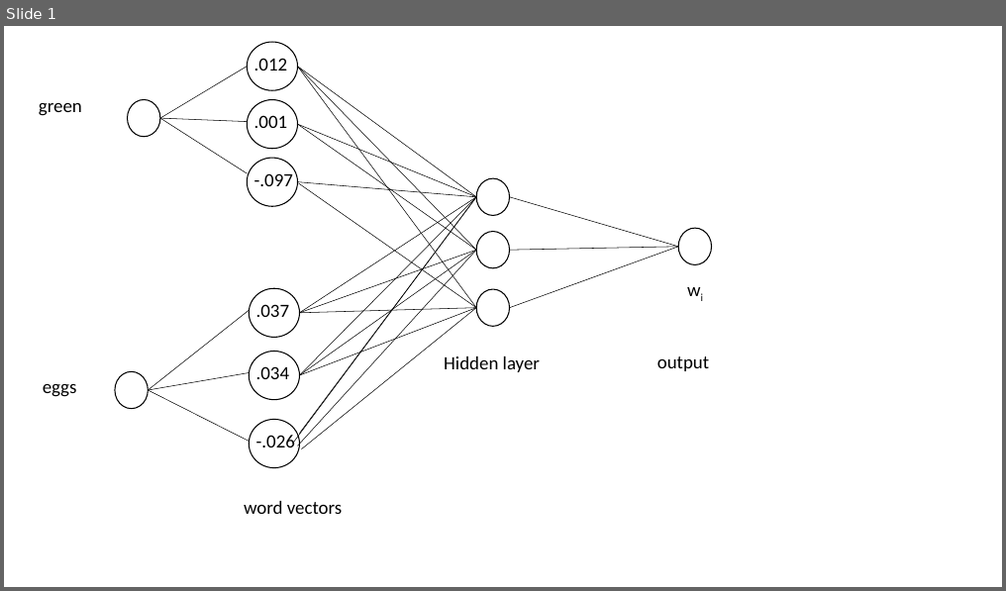
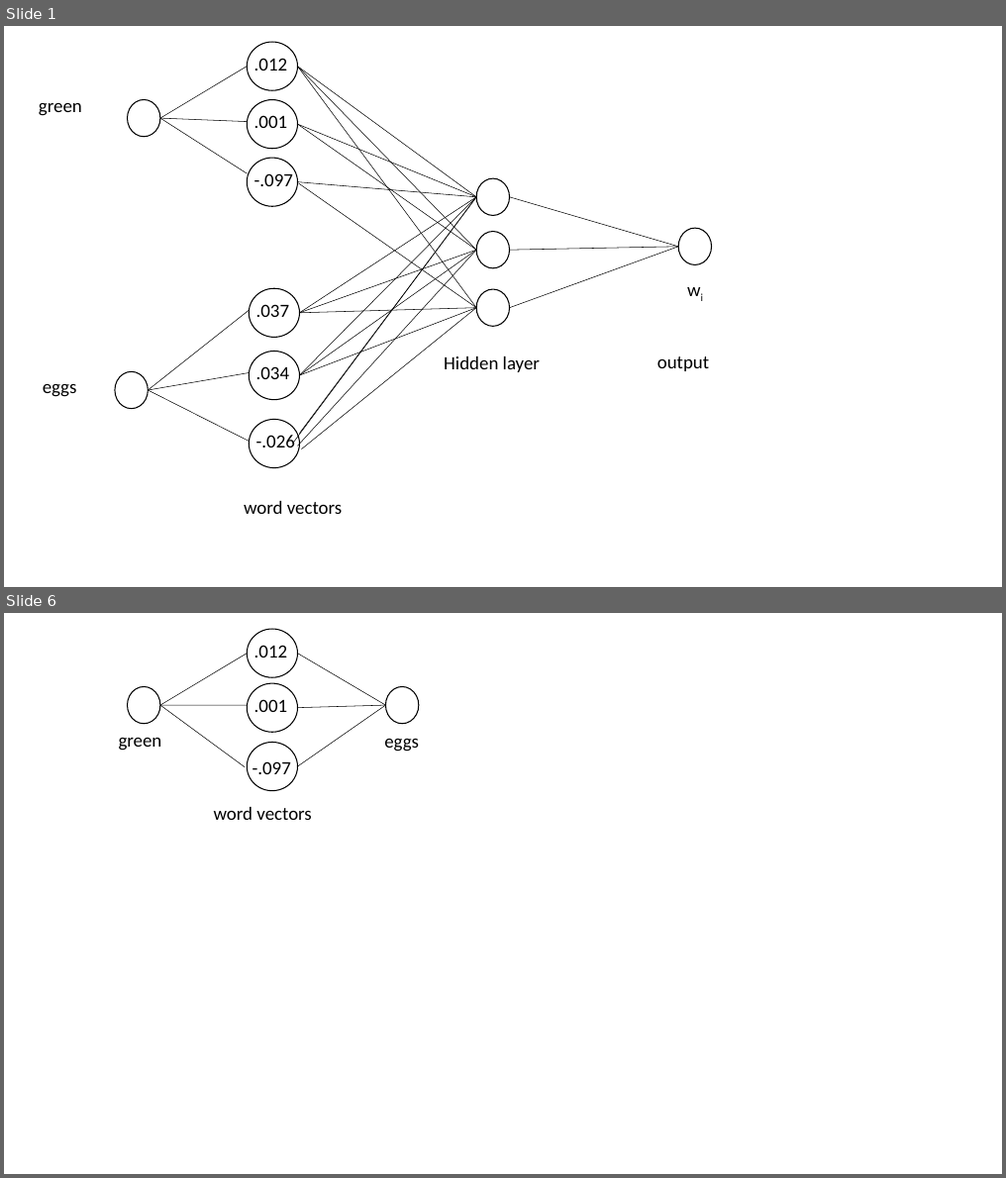
Before and after one commit to tulane-cmps6730/main, a slide deck: lec/language_models/figs/nn.pptx. Shown one above the other, each under a label of ours: slide 1 before the commit, slides 1 and 6 after it; the slides between them are not shown. The pictures are 1006x591 and 1006x1178 pixels, drawn with LibreOffice and Linux fonts; fonts in the diff are those of the drawing. Boxes give left, top, right and bottom in pixels: in the first picture for what was removed or moved away, otherwise in the second. Text is boxed around its words. In the diff, an @@ line names an element or a change of style, - is before the commit and + after.

```diff
--- a/lec/language_models/figs/nn.pptx
+++ b/lec/language_models/figs/nn.pptx
@@ slide 6 added at [4, 613, 1002, 1174], background #FFFFFF @@
@@ ellipse added at [247, 629, 297, 677], outline #000000 1 pt @@
@@ line added from (160, 705) to (247, 654), #000000 0.5 pt @@
@@ text added at [254, 645, 287, 658], 18 pt, text #000000 @@
+.012
@@ line added from (297, 654) to (386, 705), #000000 0.5 pt @@
@@ ellipse added at [128, 686, 160, 723], outline #000000 1 pt @@
@@ ellipse added at [247, 683, 297, 732], outline #000000 1 pt @@
@@ text added at [254, 699, 287, 712], 18 pt, text #000000 @@
+.001
@@ ellipse added at [386, 686, 419, 723], outline #000000 1 pt @@
@@ line added from (160, 705) to (247, 705), #000000 0.5 pt @@
@@ line added from (160, 705) to (245, 767), #000000 0.5 pt @@
@@ line added from (297, 708) to (386, 705), #000000 0.5 pt @@
@@ line added from (297, 766) to (386, 705), #000000 0.5 pt @@
@@ text added at [119, 738, 162, 751], 18 pt, text #000000 @@
+green
@@ ellipse added at [247, 743, 297, 791], outline #000000 1 pt @@
@@ text added at [384, 739, 419, 752], 18 pt, text #000000 @@
+eggs
@@ text added at [252, 761, 291, 774], 18 pt, text #000000 @@
+-.097
@@ text added at [214, 807, 312, 820], 18 pt, text #000000 @@
+word vectors
```
Also in this commit, not shown: 4 other slides added, 7 other files.
